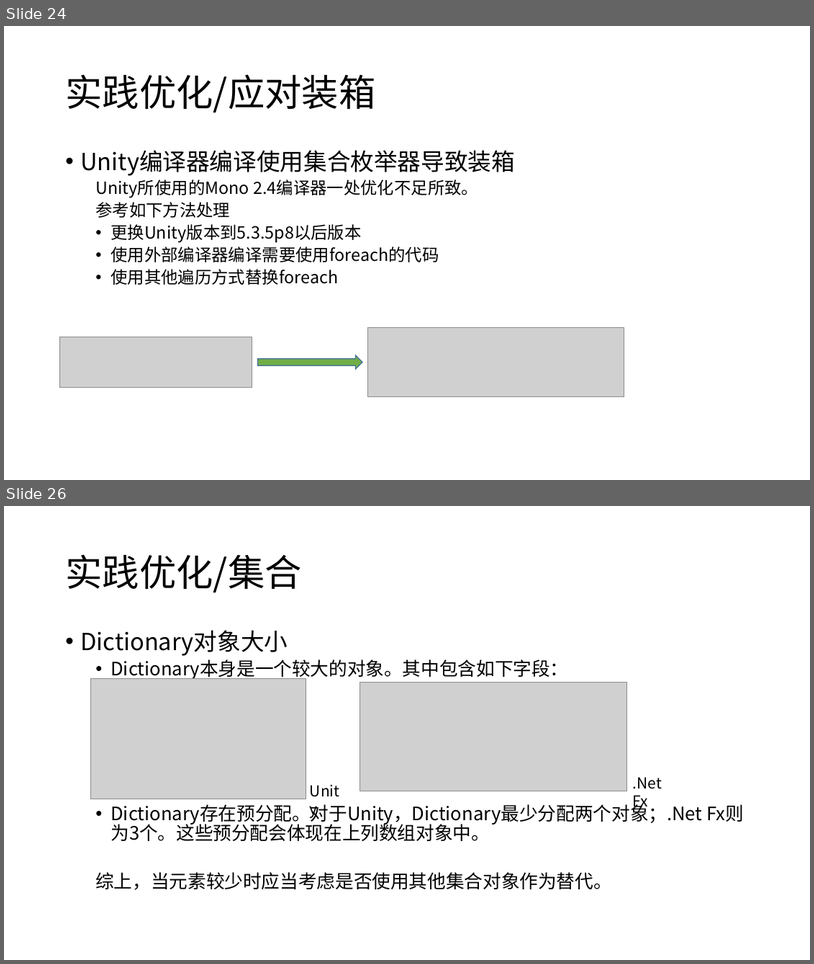
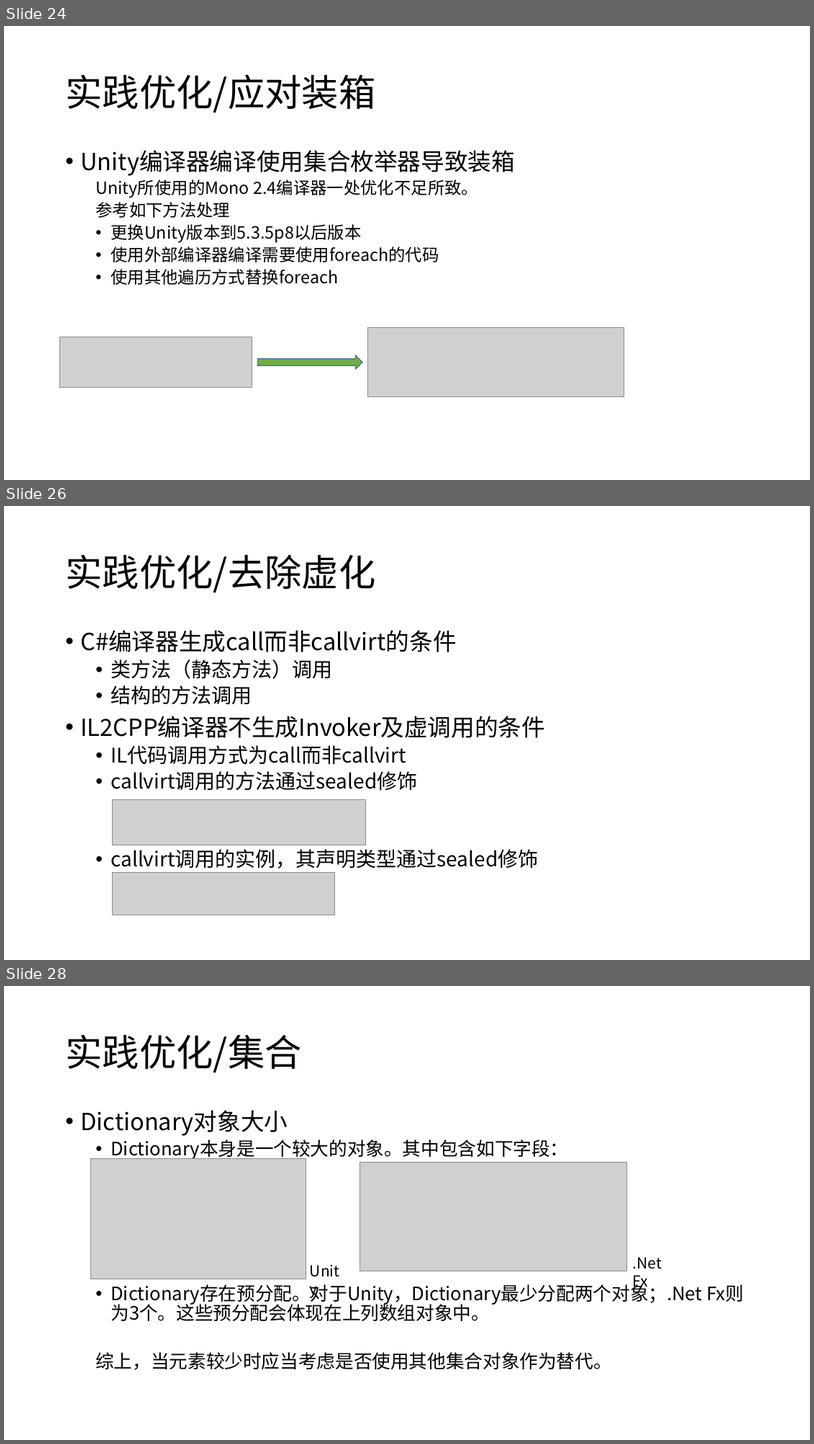
Before and after one commit to snakealpha/DotNetSession, a slide deck: pptx.pptx.pptx. Shown one above the other, each under a label of ours: slides 24 and 26 before the commit, slides 24, 26 and 28 after it; the slides between them are not shown. The pictures are 814x964 and 814x1444 pixels, drawn with LibreOffice and Linux fonts; fonts in the diff are those of the drawing; grey boxes stand for pictures. Boxes give left, top, right and bottom in pixels: in the first picture for what was removed or moved away, otherwise in the second. Text is boxed around its words. In the diff, an @@ line names an element or a change of style, - is before the commit and + after.

```diff
--- a/pptx.pptx.pptx
+++ b/pptx.pptx.pptx
@@ slide 26 added at [4,506,810,960], background #FFFFFF @@
@@ title added at [65,554,376,593], 44 pt, text #000000 @@
+实践优化/去除虚化
@@ text added at [80,630,545,868], 24 pt, text #000000 @@
+• C#编译器生成call而非callvirt的条件
+  • 类方法（静态方法）调用
+  • 结构的方法调用
+• IL2CPP编译器不生成Invoker及虚调用的条件
+  • IL代码调用方式为call而非callvirt
+  • callvirt调用的方法通过sealed修饰
+  • callvirt调用的实例，其声明类型通过sealed修饰
@@ picture added at [112,800,365,845] @@
@@ picture added at [112,872,335,915] @@
@@ what was slide 26 is now slide 28 @@
```
Also in this commit, not shown: 3 slides changed, 1 other slide added, 7 slides removed, 6 other files.
